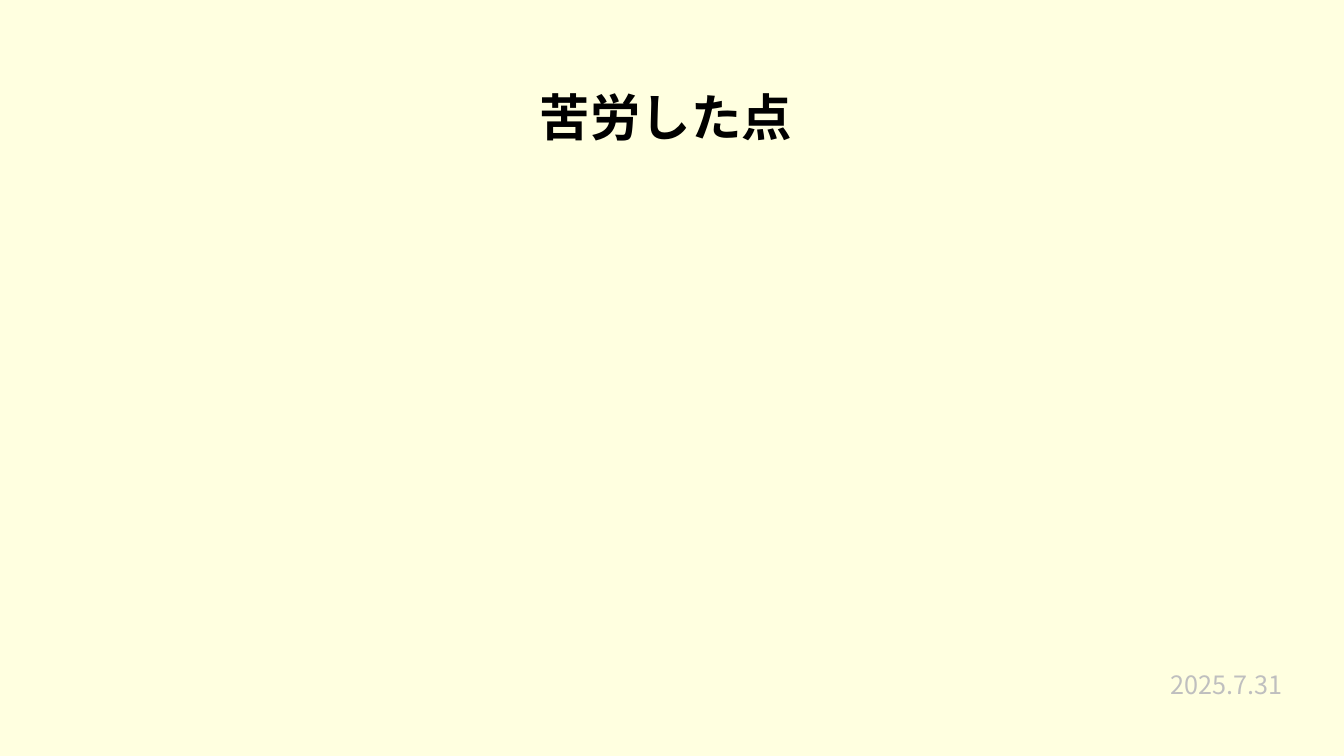
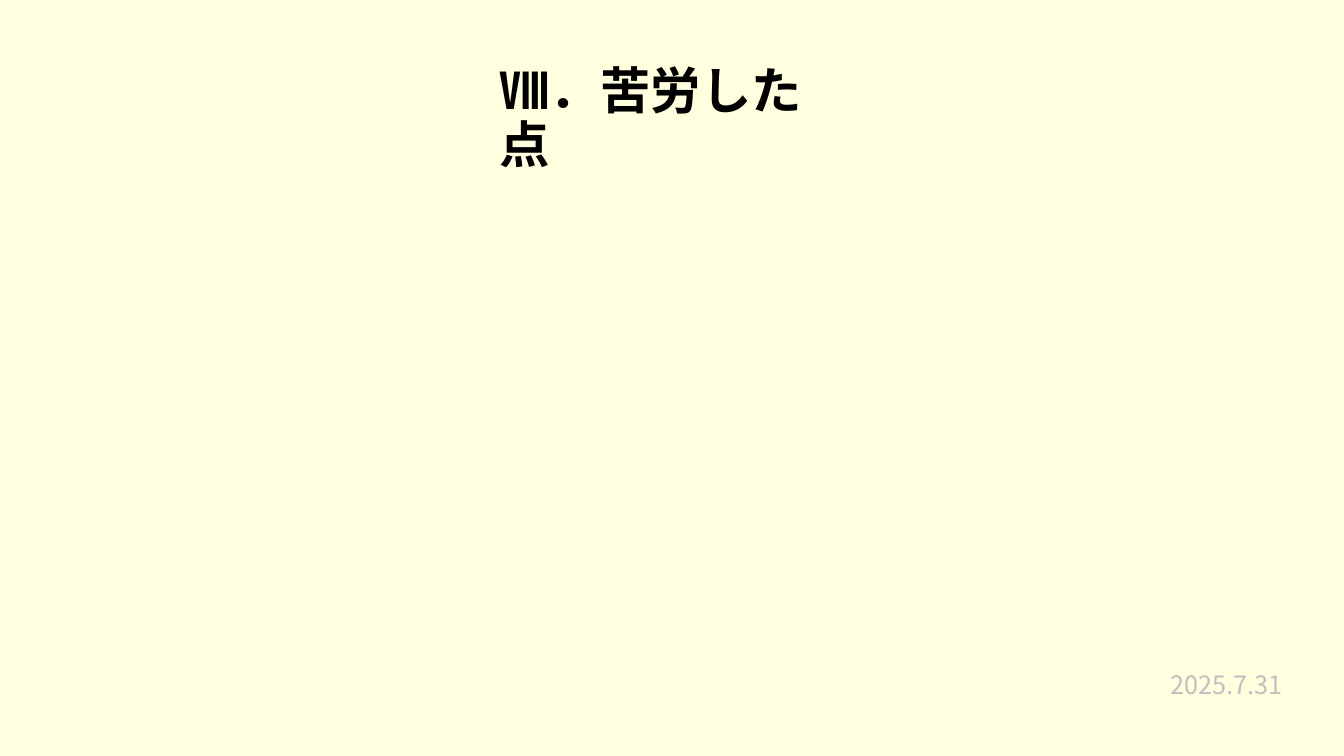
Before and after one commit to plusdojo2025/a2-7, a slide deck: slide 10 of 発表準備/7月成果発表会.pptx. Drawn at 1344x756 pixels with LibreOffice and Linux fonts; fonts in the diff are those of the drawing. Boxes give left, top, right and bottom in pixels: in the first picture for what was removed or moved away, otherwise in the second. Text is boxed around its words. In the diff, an @@ line names an element or a change of style, - is before the commit and + after.

```diff
--- a/発表準備/7月成果発表会.pptx
+++ b/発表準備/7月成果発表会.pptx
@@ title at (500, 66, 802, 167): text changed @@
-苦労した点
+Ⅷ．苦労した点
```
Also in this commit, not shown: 13 other slides changed, 4 other files.
